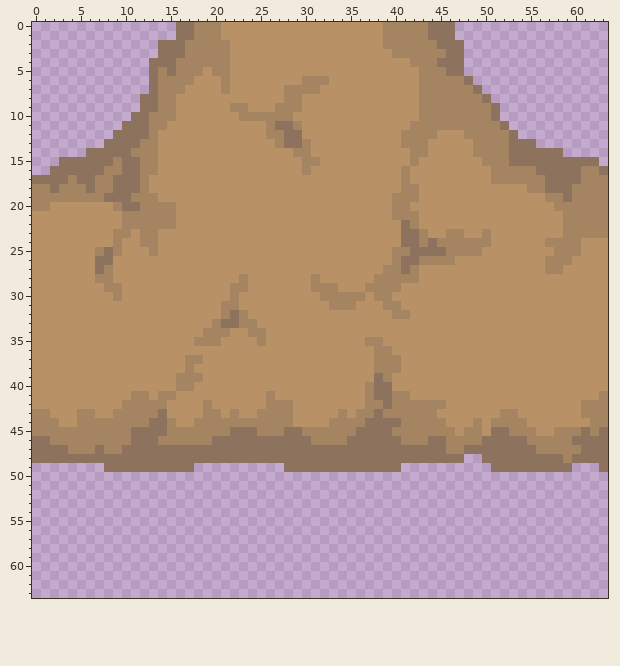
Pixel-art sprite -- Assets/Assets/Road/Resources/road/road_1011.png. Above, as it was before the edit.
The file is 64x64 pixels.
The result:
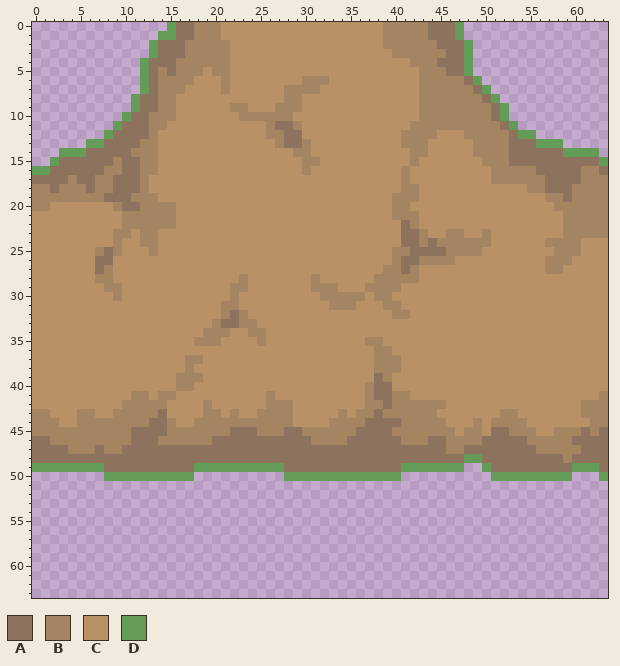
Palette (. is transparent): A #8d725d  B #a58561  C #b89167  D #629c56
Commit: Edits to road and resource textures
Change:
{"y":0,"x":15,"old":".","new":"D"}
{"y":0,"x":47,"old":".","new":"D"}
{"y":1,"x":14,"old":"..","new":"DD"}
{"y":1,"x":47,"old":".","new":"D"}
{"y":2,"x":13,"old":".","new":"D"}
{"y":2,"x":48,"old":".","new":"D"}
{"y":3,"x":13,"old":".","new":"D"}
{"y":3,"x":48,"old":".","new":"D"}
{"y":4,"x":12,"old":".","new":"D"}
{"y":4,"x":48,"old":".","new":"D"}
{"y":5,"x":12,"old":".","new":"D"}
{"y":5,"x":48,"old":".","new":"D"}
{"y":6,"x":12,"old":".","new":"D"}
{"y":6,"x":49,"old":".","new":"D"}
{"y":7,"x":12,"old":".","new":"D"}
{"y":7,"x":50,"old":".","new":"D"}
{"y":8,"x":11,"old":".","new":"D"}
{"y":8,"x":51,"old":".","new":"D"}
{"y":9,"x":11,"old":".","new":"D"}
{"y":9,"x":52,"old":".","new":"D"}
{"y":10,"x":10,"old":".","new":"D"}
{"y":10,"x":52,"old":".","new":"D"}
{"y":11,"x":9,"old":".","new":"D"}
{"y":11,"x":53,"old":".","new":"D"}
{"y":12,"x":8,"old":".","new":"D"}
{"y":12,"x":54,"old":"..","new":"DD"}
{"y":13,"x":6,"old":"..","new":"DD"}
{"y":13,"x":56,"old":"...","new":"DDD"}
{"y":14,"x":3,"old":"...","new":"DDD"}
{"y":14,"x":59,"old":"....","new":"DDDD"}
{"y":15,"x":2,"old":".","new":"D"}
{"y":15,"x":63,"old":".","new":"D"}
{"y":16,"x":0,"old":"..","new":"DD"}
{"y":48,"x":48,"old":"..","new":"DD"}
{"y":49,"x":0,"old":"........","new":"DDDDDDDD"}
{"y":49,"x":18,"old":"..........","new":"DDDDDDDDDD"}
{"y":49,"x":41,"old":".......","new":"DDDDDDD"}
{"y":49,"x":50,"old":".","new":"D"}
{"y":49,"x":60,"old":"...","new":"DDD"}
{"y":50,"x":8,"old":"..........","new":"DDDDDDDDDD"}
{"y":50,"x":28,"old":".............","new":"DDDDDDDDDDDDD"}
{"y":50,"x":51,"old":".........","new":"DDDDDDDDD"}
{"y":50,"x":63,"old":".","new":"D"}
{"label":"added","picture_box":[32,22,176,175]}
{"label":"added","picture_box":[455,22,608,166]}
{"label":"added","picture_box":[32,454,608,481]}
